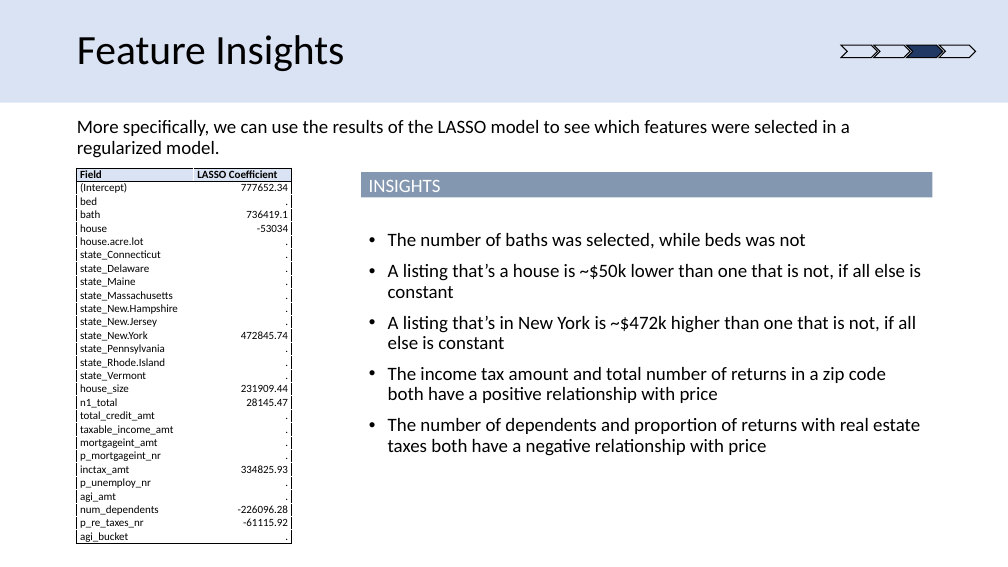
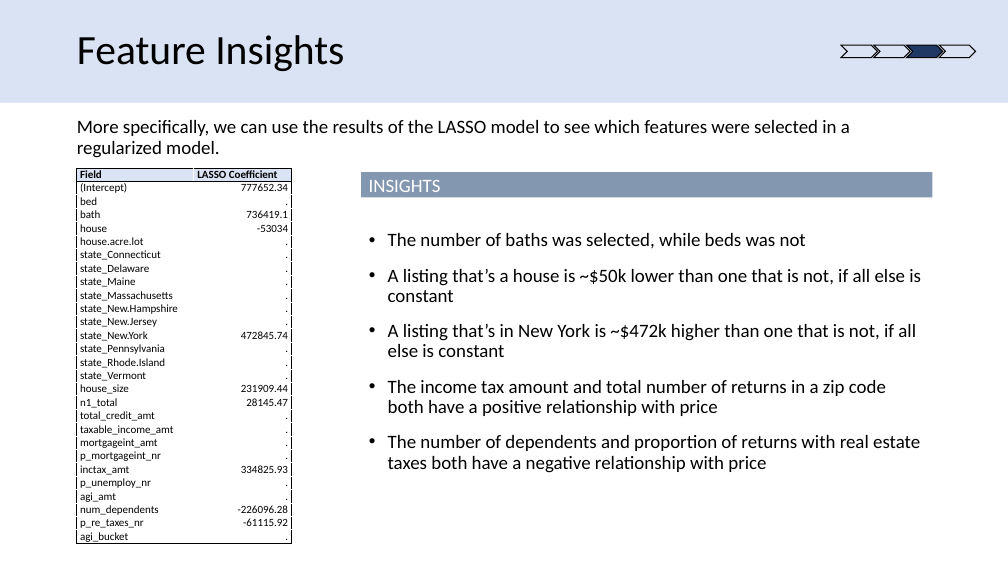
Before and after one commit to david-firrin/Real-Estate-Price-Prediction-With-Income-Tax-Data, a slide deck: slide 3 of Final Presentation Slides/team48finalpresentation_david.pptx. Drawn at 1008x567 pixels with LibreOffice and Linux fonts; fonts in the diff are those of the drawing. Boxes give left, top, right and bottom in pixels: in the first picture for what was removed or moved away, otherwise in the second. Text is boxed around its words. In the diff, an @@ line names an element or a change of style, - is before the commit and + after.

```diff
--- a/Final Presentation Slides/team48finalpresentation_david.pptx
+++ b/Final Presentation Slides/team48finalpresentation_david.pptx
@@ text "The number of baths was ..." at (x1=388, y1=233, x2=921, y2=473): more space between paragraphs @@
```
Also in this commit, not shown: 2 other slides changed.
